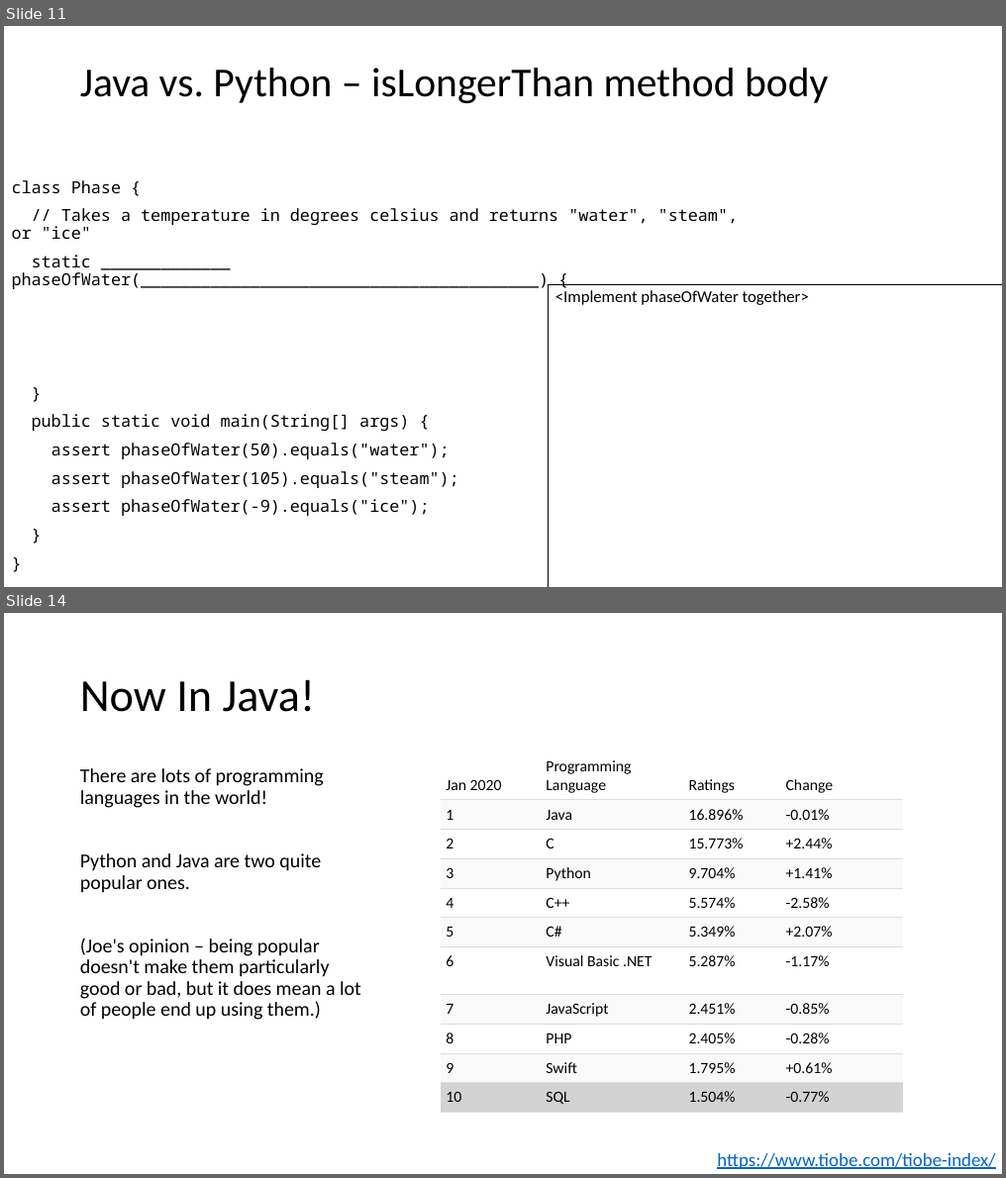
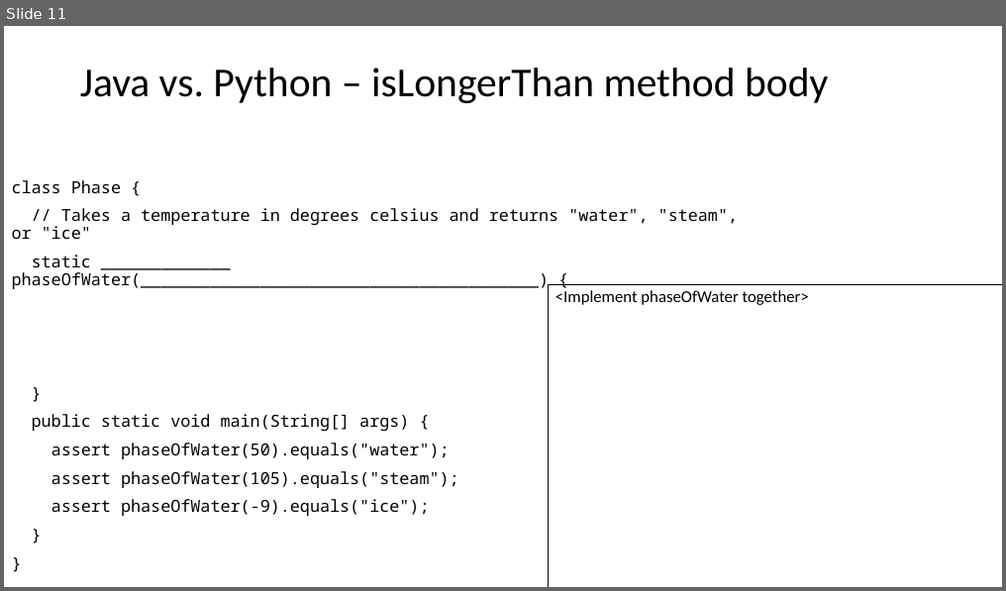
Before and after one commit to catherinefxia/ucsd-cse8a-w20.github.io, a slide deck: lectures/CSE8AW20-Jan-30-Lec8-Java-Continues/CSE8AW20-01-30-Lec8-Java-Continues-slides.pptx. Shown one above the other, each under a label of ours: slides 11 and 14 before the commit, slide 11 after it; the slides between them are not shown. The pictures are 1006x1178 and 1006x591 pixels, drawn with LibreOffice and Linux fonts; fonts in the diff are those of the drawing. Boxes give left, top, right and bottom in pixels: in the first picture for what was removed or moved away, otherwise in the second. Text is boxed around its words. In the diff, an @@ line names an element or a change of style, - is before the commit and + after.

```diff
--- a/lectures/CSE8AW20-Jan-30-Lec8-Java-Continues/CSE8AW20-01-30-Lec8-Java-Continues-slides.pptx
+++ b/lectures/CSE8AW20-Jan-30-Lec8-Java-Continues/CSE8AW20-01-30-Lec8-Java-Continues-slides.pptx
@@ slide 14 removed at bbox=[4, 613, 1002, 1174], background #FFFFFF @@
@@ title removed at bbox=[80, 679, 315, 712] @@
-Now In Java!
@@ table removed at bbox=[441, 752, 903, 1109], 11 rows, 4 columns @@
-Jan 2020 | Programming Language | Ratings | Change
-1 | Java | 16.896% | -0.01%
-2 | C | 15.773% | +2.44%
-3 | Python | 9.704% | +1.41%
-4 | C++ | 5.574% | -2.58%
-5 | C# | 5.349% | +2.07%
-6 | Visual Basic .NET | 5.287% | -1.17%
-7 | JavaScript | 2.451% | -0.85%
-8 | PHP | 2.405% | -0.28%
-9 | Swift | 1.795% | +0.61%
-10 | SQL | 1.504% | -0.77%
@@ text removed at bbox=[80, 768, 361, 1020] @@
-There are lots of programming languages in the world!
-Python and Java are two quite popular ones.
-(Joe's opinion – being popular doesn't make them particularly good or bad, but it does mean a lot of people end up using them.)
@@ text removed at bbox=[717, 1154, 995, 1169] @@
-https://www.tiobe.com/tiobe-index/
```
Also in this commit, not shown: 10 other slides removed, 5 other files.
